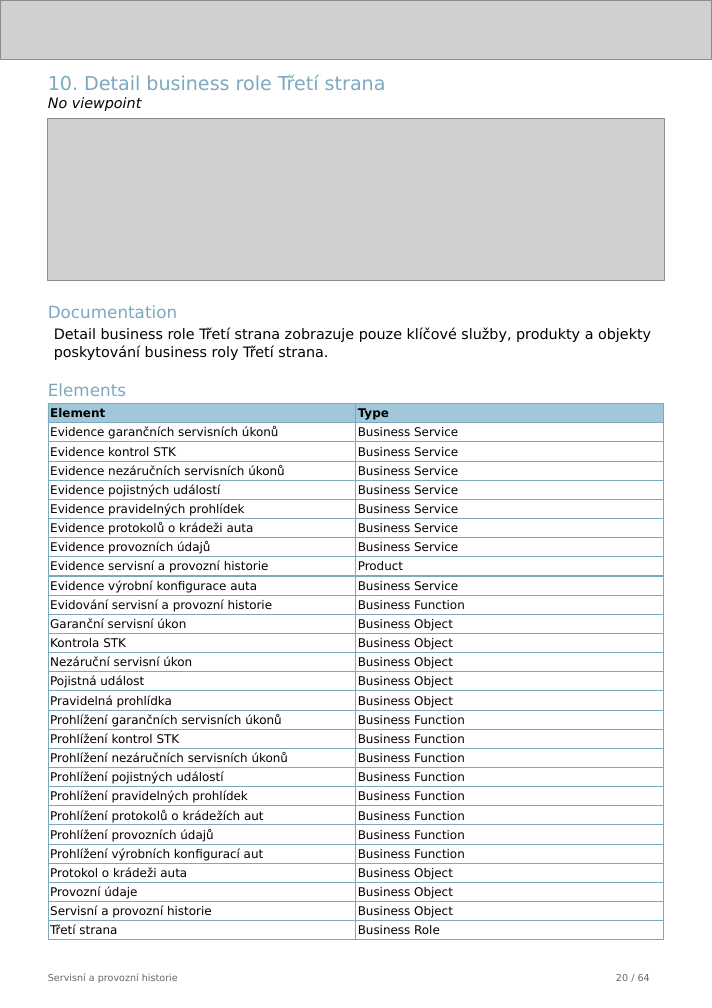
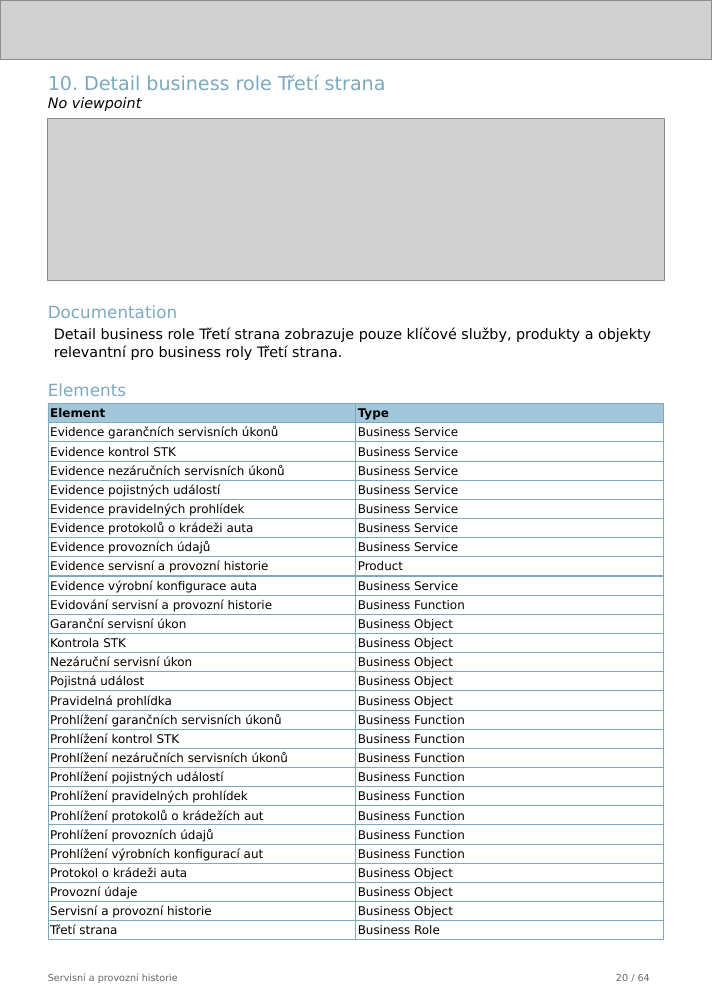
Before and after one commit to friedmannmartin/servisni_a_provozni_historie, a slide deck: slide 20 of report/jasper/servisni_a_provozni_historie.pptx. Drawn at 712x1008 pixels with LibreOffice and Linux fonts; fonts in the diff are those of the drawing; grey boxes stand for pictures. Boxes give left, top, right and bottom in pixels: in the first picture for what was removed or moved away, otherwise in the second. Text is boxed around its words. In the diff, an @@ line names an element or a change of style, - is before the commit and + after.

```diff
--- a/report/jasper/servisni_a_provozni_historie.pptx
+++ b/report/jasper/servisni_a_provozni_historie.pptx
@@ text at [54, 328, 651, 360]: text changed @@
-Detail business role Třetí strana zobrazuje pouze klíčové služby, produkty a objekty poskytování business roly Třetí strana.
+Detail business role Třetí strana zobrazuje pouze klíčové služby, produkty a objekty relevantní pro business roly Třetí strana.
```
Also in this commit, not shown: 17 other slides changed, 40 other files.
